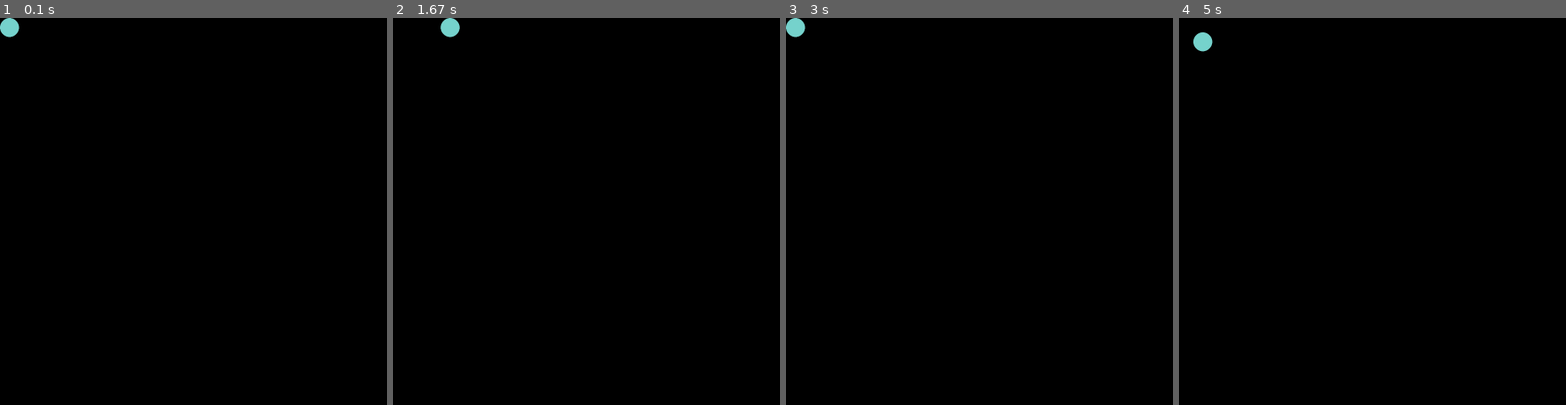
Above: before the commit, frames 1-4 (left to right).
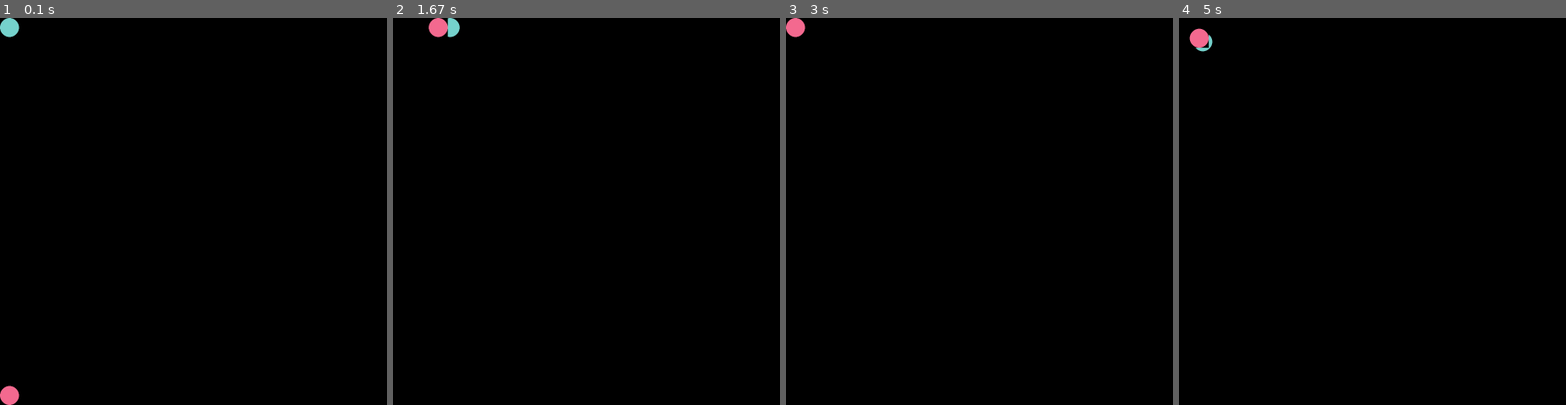
Above: after the commit, the same moments.

Repository: RedPanic/pygame_drawing
Game: pygame game, started from main.py
The game is run twice, just before and just after one commit, with the same random seed, the same clock (stepped at 60 frames per second) and the same inputs.
Inputs:
- Up to frame 1 (0.1 s): no input
- Up to frame 2 (1.67 s): hold 0 0.33-0.8 s; hold Right 0.33-0.8 s; tap Space at 0.83 s; tap 1 at 1.17 s; tap Ctrl at 1.5 s
- Up to frame 3 (3 s): tap 0 at 1.83 s; hold Right from 2.67 s (still down); tap 2 at 2.82 s
- Up to frame 4 (5 s): release Right at 3.13 s; hold Left 3.17-3.7 s; tap Space at 4.9 s

The runs differ from the first frame. In frame 1, 0.2% of the frame differs, in the area x 0-6%, y 94-100%; in frame 2, 0.2%; in frame 3, 0.2%; in frame 4, 0.2%, in the area x 2-8%, y 2-8%.

Commit message:
Added second ball

Diff:
--- a/Objects/Ball.py
+++ b/Objects/Ball.py
@@ -15,8 +15,7 @@
         self.y_vec = 1
 
     def reset(self):
-        self.rect.x = 0
-        self.rect.y = 0
+        self.set_position(0, 0)
         self.lock()
 
     def draw_ball(self, color):
@@ -29,10 +28,16 @@
         if self.rect.x >= self.screen.get_width():
             self.rect.x = 0
             self.rect.move_ip(0, self.velocity * 3)
-            if self.rect.y >= self.screen.get_height():
+            if self.rect.y + self.rect.height >= self.screen.get_height():
                 self.draw_ball((random.randint(100, 255), random.randint(100, 255), random.randint(100, 255)))
                 self.rect.y = 0
+                self.increase_size()
         self.rect.move_ip(self.velocity, 0)
+
+    def increase_size(self):
+        pygame.transform.scale(self.surf, (self.rect.width + 30, self.rect.height + 30))
+        self.rect.width += 10
+        self.rect.height += 10
 
     def bounce(self):
         if self.locked:
@@ -56,7 +61,11 @@
     def increase_velocity(self, value):
         self.velocity += value
 
-    def deacrease_velocity(self, value):
+    def decrease_velocity(self, value):
         if self.velocity <= 0:
             return
         self.velocity -= value
+
+    def set_position(self, x, y):
+        self.rect.x = x
+        self.rect.y = y
--- a/main.py
+++ b/main.py
@@ -15,8 +15,9 @@
         ball.bounce()
 
 
-def reset_ball(ball):
-    ball.reset()
+def reset_objects(objects):
+    for item in objects:
+        item.reset()
 
 
 def clear_screen(screen):
@@ -33,6 +34,23 @@
     pygame.display.update()
 
 
+def lock_objects(objects):
+    for item in objects:
+        item.lock()
+
+
+def unlock_objects(objects):
+    for item in objects:
+        item.unlock()
+
+
+def increase_velocity(obj, speed):
+    obj.increase_velocity(speed)
+
+def decrease_velocity(obj, speed):
+    obj.decrease_velocity(speed)
+
+
 def main():
     fps = 60
     running = True
@@ -40,8 +58,13 @@
     SCREEN = pygame.display.set_mode((WIDTH, HEIGHT))
     clock = pygame.time.Clock()
     mode = 0
-    ball_obj = Ball(64, 64, (random.randint(100, 255), random.randint(100, 255), random.randint(100, 255)), 3, SCREEN)
-    screen_objects = [ball_obj]
+    first_ball_obj = Ball(64, 64, (random.randint(100, 255), random.randint(100, 255), random.randint(100, 255)), 3,
+                          SCREEN)
+    second_ball_obj = Ball(64, 64, (random.randint(100, 255), random.randint(100, 255), random.randint(100, 255)), 3,
+                           SCREEN)
+    bottom = SCREEN.get_height() - second_ball_obj.rect.height
+    second_ball_obj.set_position(0, bottom)
+    screen_objects = [first_ball_obj, second_ball_obj]
 
     while running:
         clock.tick(fps)
@@ -54,22 +77,25 @@
                 if event.key == pygame.K_2:
                     mode = 2
                 if event.key == pygame.K_0:
-                    reset_ball(ball_obj)
+                    reset_objects(screen_objects)
                     clear_screen(SCREEN)
                 if event.key == pygame.K_SPACE:
-                    ball_obj.unlock()
+                    unlock_objects(screen_objects)
                 if event.key == pygame.K_LCTRL:
-                    ball_obj.lock()
+                    lock_objects(screen_objects)
                 if event.key == pygame.K_ESCAPE or event.key == pygame.K_F10:
                     running = False
                 if event.key == pygame.K_RIGHT:
-                    ball_obj.increase_velocity(5)
+                    increase_velocity(first_ball_obj, 5)
+                    increase_velocity(second_ball_obj, 3)
                 if event.key == pygame.K_LEFT:
-                    ball_obj.deacrease_velocity(5)
+                    decrease_velocity(first_ball_obj, 5)
+                    decrease_velocity(second_ball_obj, 3)
                 if event.key == pygame.K_INSERT:
                     clear_screen(SCREEN)
 
-        move_ball(ball_obj, mode)
+        move_ball(first_ball_obj, mode)
+        move_ball(second_ball_obj, mode)
         draw_objects(SCREEN, screen_objects)
 
 
